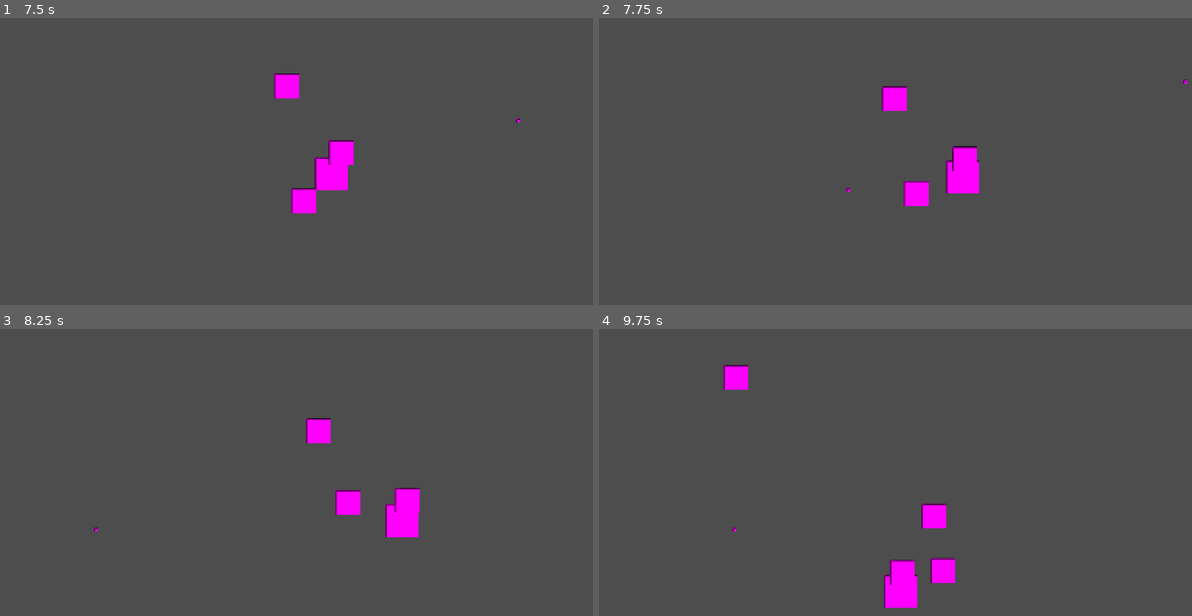
Above: before the commit, frames 1-4 (two rows, left to right).
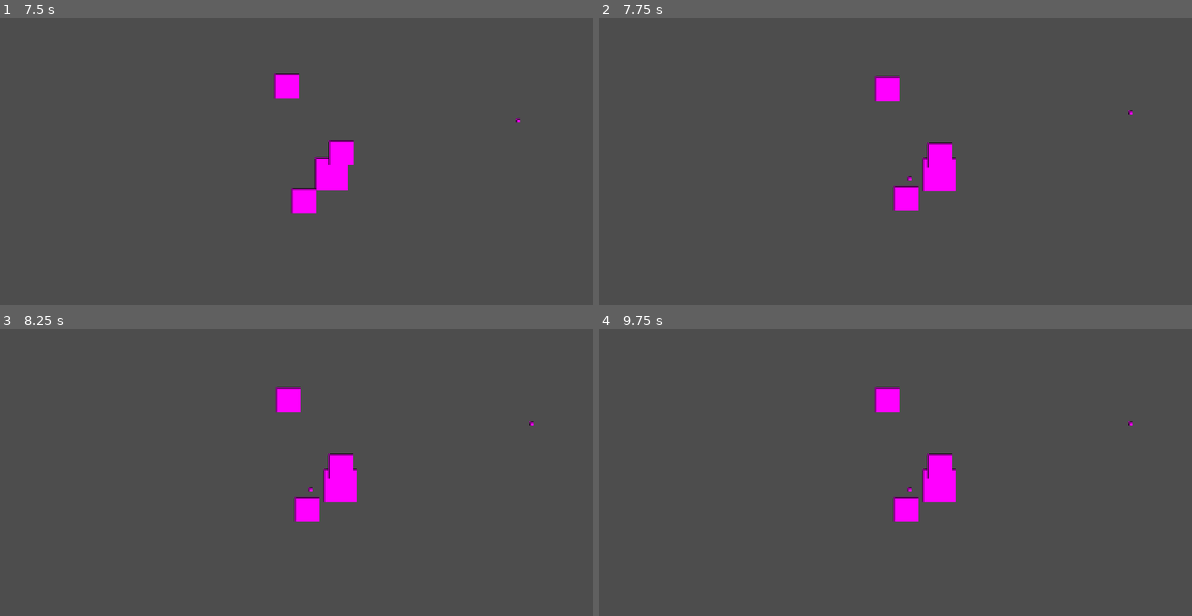
Above: after the commit, the same moments.

Repository: Radhika-15-Agarwal/godot-game-02-topdown-shooter
Game: Godot game, scene res://scenes/main.tscn
The game is run twice, just before and just after one commit, with the same random seed, the same clock (stepped at 60 frames per second) and the same inputs.
Inputs (mouse positions are in pixels of both pictures, inside the frame that each line leads up to):
- Up to frame 1 (7.5 s): tap Enter (ui_accept) at 0.5, 0.77, 1.52, 3.02, 3.77, 4.52, 6.02, 6.77 s; move the mouse to (432, 170) at 0.52 s; hold Right (ui_right) 0.53-1.28 s; move the mouse to (177, 201) at 1.27 s; hold Down (ui_down) 1.28-2.03 s; move the mouse to (361, 112) at 2.02 s; hold Right (ui_right) 2.03-2.78 s; move the mouse to (266, 253) at 2.77 s; hold Up (ui_up) 2.78-3.53 s; move the mouse to (480, 236) at 3.52 s; hold Left (ui_left) 3.53-5.03 s; move the mouse to (118, 135) at 4.27 s; move the mouse to (332, 187) at 5.02 s; hold Down (ui_down) 5.03-5.78 s; move the mouse to (207, 101) at 5.77 s; hold Right (ui_right) 5.78-6.53 s; move the mouse to (432, 170) at 6.52 s; hold Up (ui_up) 6.53-7.28 s; move the mouse to (177, 201) at 7.27 s; hold Right (ui_right) from 7.28 s (still down)
- Up to frame 2 (7.75 s): keep holding Right (ui_right); tap Enter (ui_accept) at 7.52 s
- Up to frame 3 (8.25 s): move the mouse to (361, 423) at 8.02 s; release Right (ui_right) at 8.03 s; hold Down (ui_down) from 8.03 s (still down)
- Up to frame 4 (9.75 s): move the mouse to (865, 564) at 8.77 s; release Down (ui_down) at 8.78 s; hold Left (ui_left) 8.78-9.53 s; tap Enter (ui_accept) at 9.02 s; move the mouse to (1079, 547) at 9.52 s; hold Up (ui_up) from 9.53 s (still down)

Frame 1 is identical in both runs. In frame 2, 2.3% of the frame differs, in the area x 41-100%, y 20-68%; in frame 3, 3.1%; in frame 4, 3.6%, in the area x 20-91%, y 12-98%.

Commit message:
Add enemies, combat, and player death

Diff:
--- a/scripts/enemy.gd
+++ b/scripts/enemy.gd
@@ -12,3 +12,8 @@
 	var direction = (player.global_position - global_position).normalized()
 	velocity = direction * speed
 	move_and_slide()
+
+	for i in get_slide_collision_count():
+		var collision = get_slide_collision(i)
+		if collision.get_collider().is_in_group("player"):
+			collision.get_collider().die()
--- a/scripts/player.gd
+++ b/scripts/player.gd
@@ -27,3 +27,7 @@
 	bullet.direction = (mouse_pos - global_position).normalized()
 
 	bullet.global_position = global_position + bullet.direction * bullet_spawn_offset
+
+func die():
+	print("GAME OVER")
+	get_tree().paused = true
